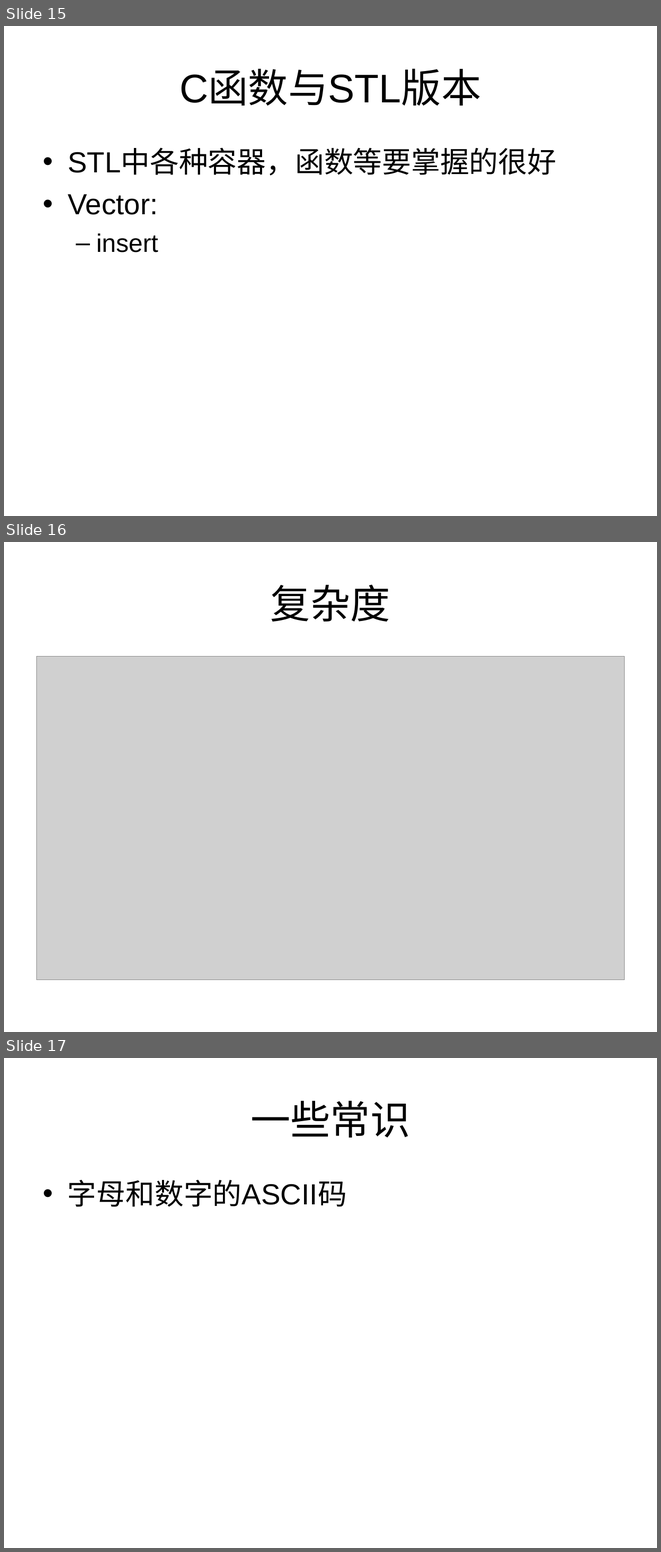
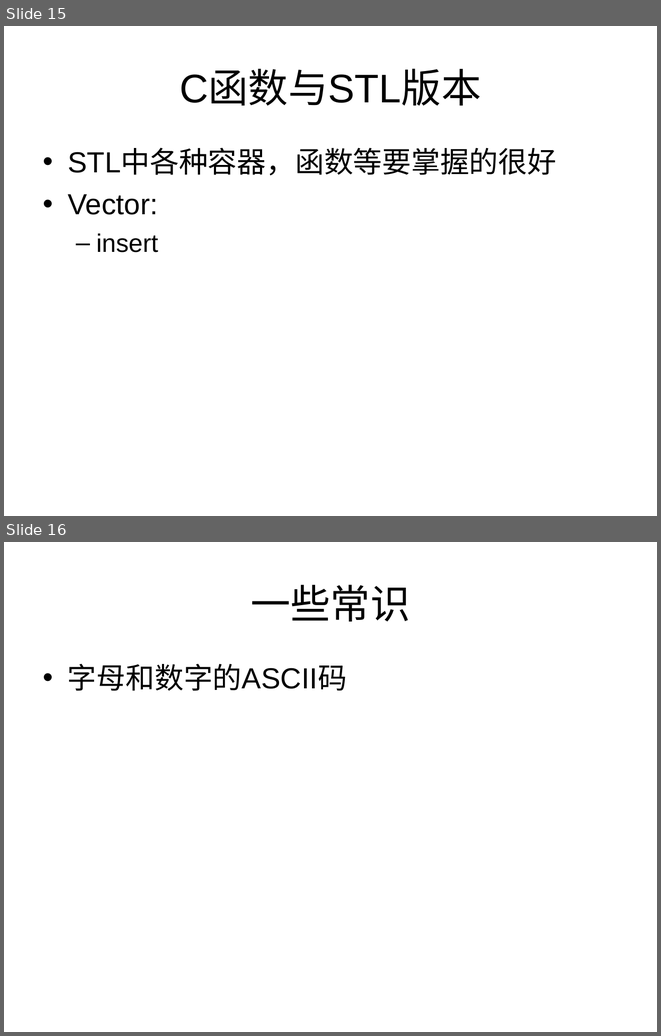
Before and after one commit to houjingbiao/leetcode, a slide deck: solutions/conclusion.ppt. Shown one above the other, each under a label of ours: slides 15, 16 and 17 before the commit, slides 15 and 16 after it. The pictures are 661x1552 and 661x1036 pixels, drawn with LibreOffice and Linux fonts; fonts in the diff are those of the drawing; grey boxes stand for pictures. Boxes give left, top, right and bottom in pixels: in the first picture for what was removed or moved away, otherwise in the second. Text is boxed around its words. In the diff, an @@ line names an element or a change of style, - is before the commit and + after.

```diff
--- a/solutions/conclusion.ppt
+++ b/solutions/conclusion.ppt
@@ slide 16 removed at [4,542,657,1032], background #FFFFFF @@
@@ title removed at [271,584,390,622] @@
-复杂度
@@ picture removed at [37,656,624,979] @@
@@ what was slide 17 is now slide 16 @@
```
Also in this commit, not shown: 1 slide changed, 1 slide added, 1 other slide removed.
